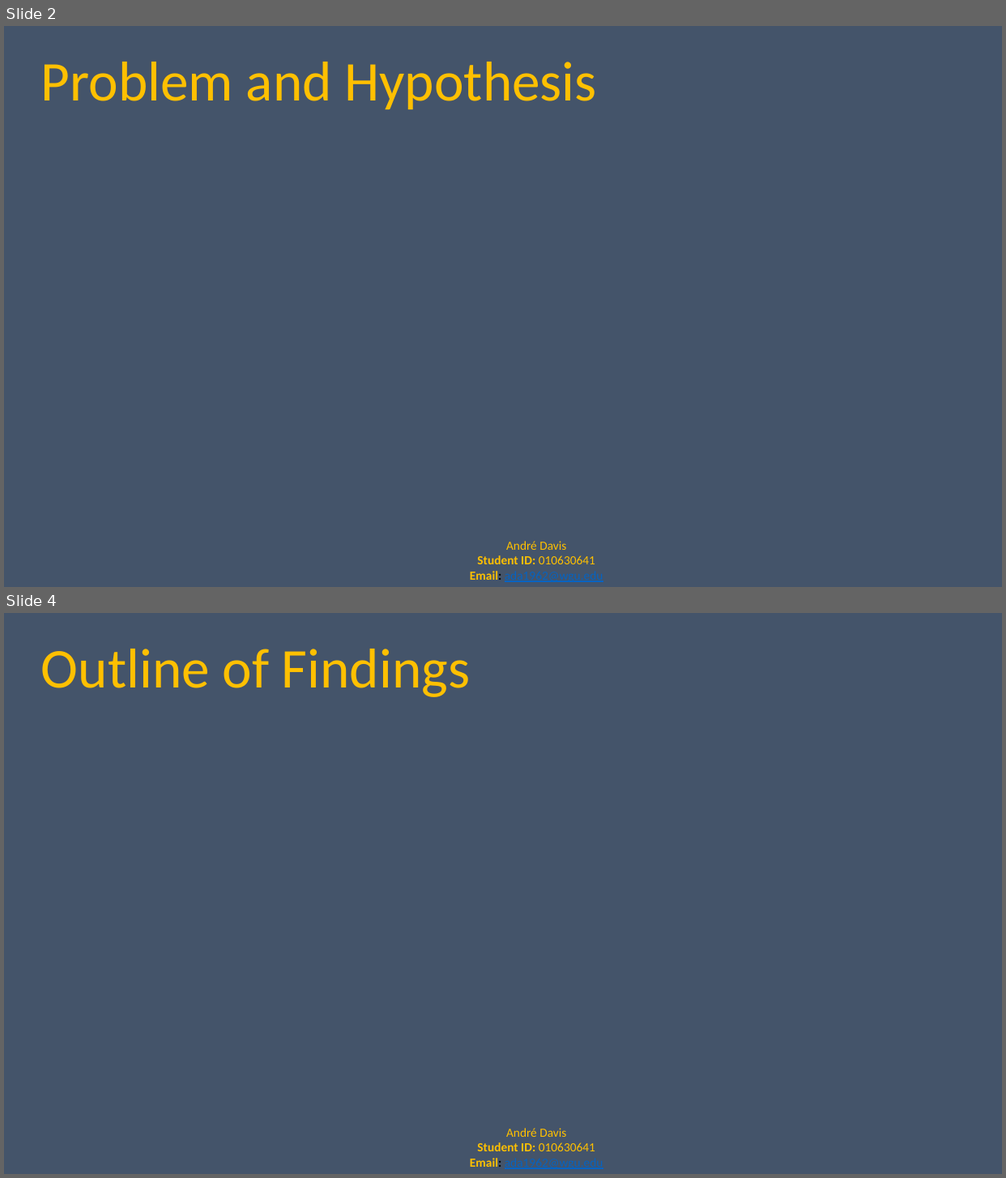
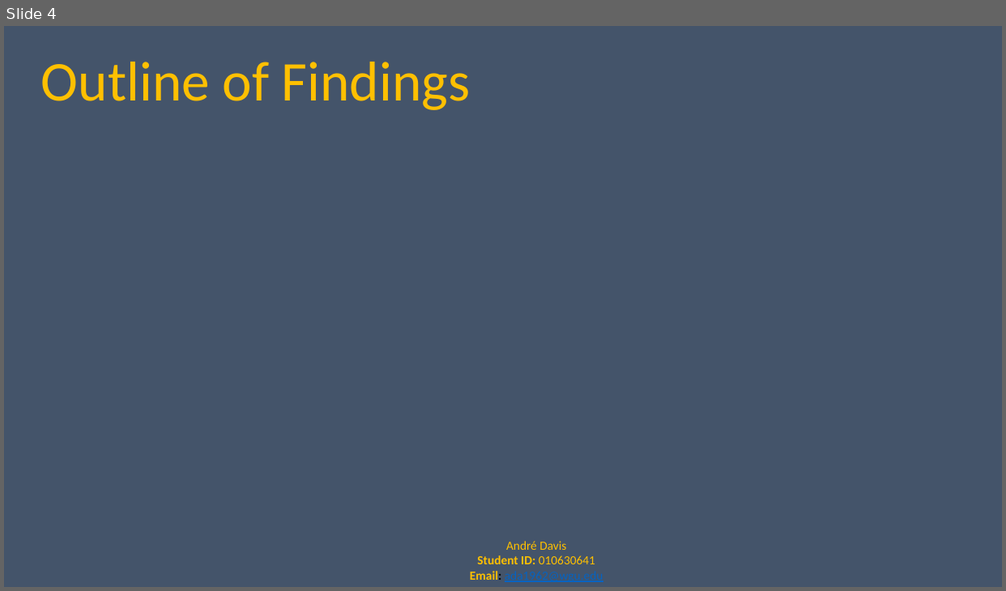
Before and after one commit to CubicleJockey/WGU.MSDA, a slide deck: Classes/D214 - Data Analytics Graduate Capstone/Performance Assessment(s)/Task 3/D214-nkm2-task3-presentation-of-findings.pptx. Shown one above the other, each under a label of ours: slides 2 and 4 before the commit, slide 4 after it; the slides between them are not shown. The pictures are 1006x1178 and 1006x591 pixels, drawn with LibreOffice and Linux fonts; fonts in the diff are those of the drawing; background and template pictures are left out. Boxes give left, top, right and bottom in pixels: in the first picture for what was removed or moved away, otherwise in the second. Text is boxed around its words. In the diff, an @@ line names an element or a change of style, - is before the commit and + after.

```diff
--- a/Classes/D214 - Data Analytics Graduate Capstone/Performance Assessment(s)/Task 3/D214-nkm2-task3-presentation-of-findings.pptx
+++ b/Classes/D214 - Data Analytics Graduate Capstone/Performance Assessment(s)/Task 3/D214-nkm2-task3-presentation-of-findings.pptx
@@ slide 2 removed at [4, 26, 1002, 587], background #44546A; not listed: 1 template element that a slide beside it also shows @@
@@ title removed at [41, 62, 596, 109] @@
-Problem and Hypothesis
```
Also in this commit, not shown: 1 slide changed, 2 slides added, 1 other slide removed.
